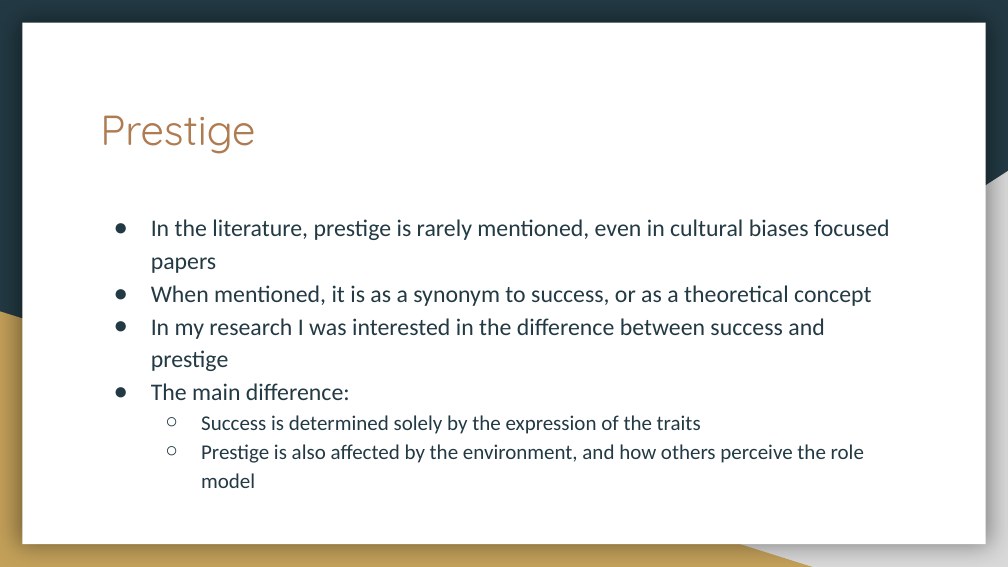
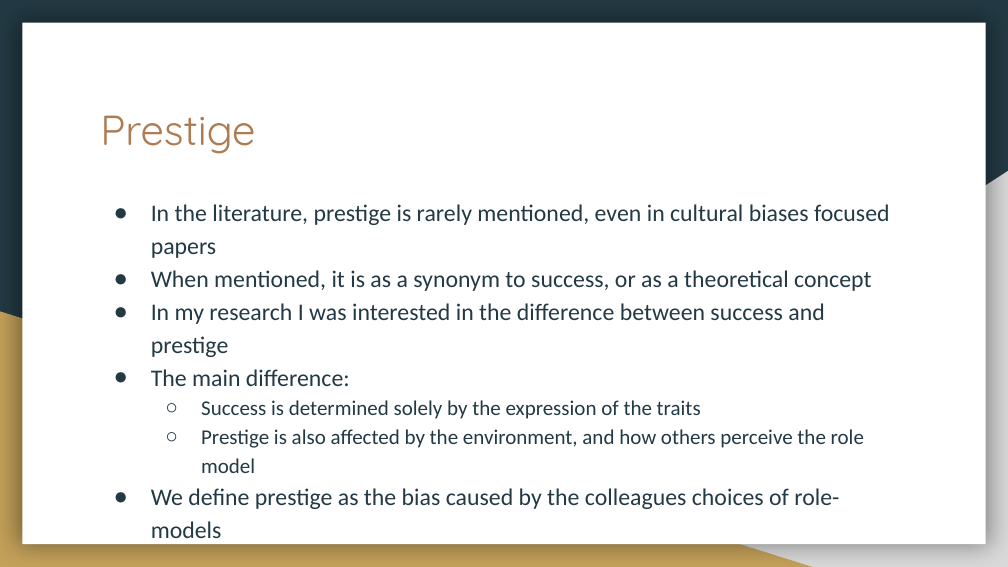
Before and after one commit to yoavram-lab/PrestigeBias, a slide deck: slide 8 of Prestige bias.pptx (slide 7 before the commit). Drawn at 1008x567 pixels with LibreOffice and Linux fonts; fonts in the diff are those of the drawing. Boxes give left, top, right and bottom in pixels: in the first picture for what was removed or moved away, otherwise in the second. Text is boxed around its words. In the diff, an @@ line names an element or a change of style, - is before the commit and + after.

```diff
--- a/Prestige bias.pptx
+++ b/Prestige bias.pptx
@@ text "In the literature, prestige is ...": place and size @@
-text "In the literature, prestige is ..." at (151, 219, 890, 463)
+text "In the literature, prestige is ..." at (151, 204, 890, 509)
@@ text at (151, 488, 839, 509): paragraph added @@
+● We define prestige as the bias caused by the colleagues choices of role-models
```
Also in this commit, not shown: 1 other slide changed, 9 slides added.
